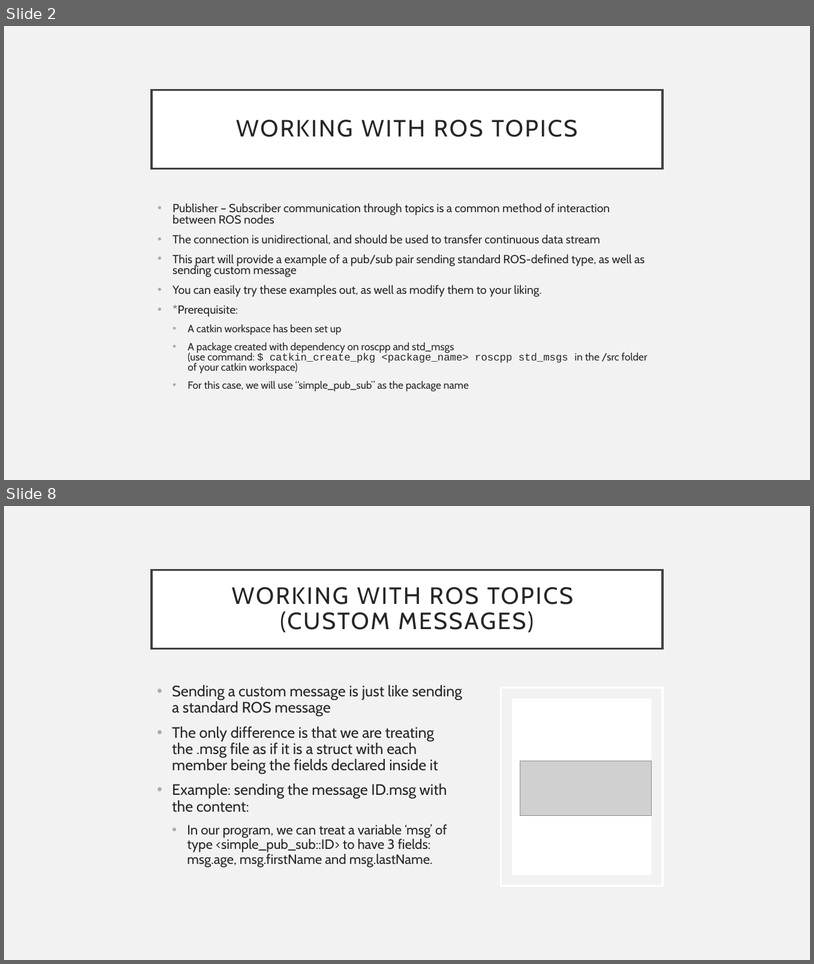
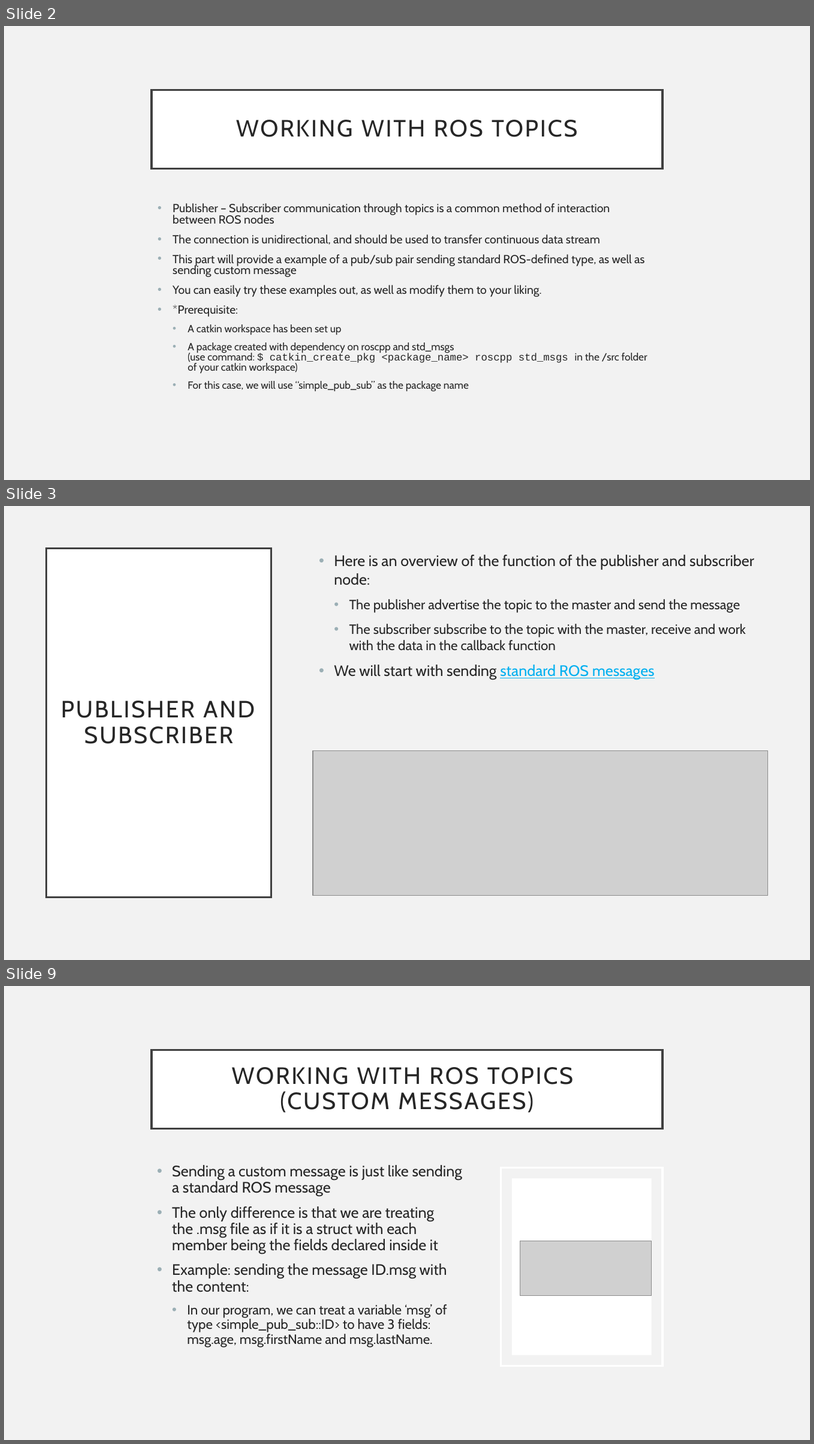
Before and after one commit to fpt-corp/DiRa, a slide deck: DiRa_Digital_Race_Software/Reference/ROS/Working with ROS topic.pptx. Shown one above the other, each under a label of ours: slides 2 and 8 before the commit, slides 2, 3 and 9 after it; the slides between them are not shown. The pictures are 814x964 and 814x1444 pixels, drawn with LibreOffice and Linux fonts; fonts in the diff are those of the drawing; grey boxes stand for pictures. Boxes give left, top, right and bottom in pixels: in the first picture for what was removed or moved away, otherwise in the second. Text is boxed around its words. In the diff, an @@ line names an element or a change of style, - is before the commit and + after.

Commit message:
Update ROS topic; Add ROS service base slide

```diff
--- a/DiRa_Digital_Race_Software/Reference/ROS/Working with ROS topic.pptx
+++ b/DiRa_Digital_Race_Software/Reference/ROS/Working with ROS topic.pptx
@@ slide 3 added at bbox=[4, 506, 810, 960], background #F2F2F2 @@
@@ title added at bbox=[47, 549, 272, 897], fill #FFFFFF, outline #404040 2.5 pt, 28 pt, text #262626 @@
+PUBLISHER AND SUBSCRIBER
@@ text added at bbox=[334, 555, 755, 680], 16 pt, text #262626 @@
+• Here is an overview of the function of the publisher and subscriber node:
+  • The publisher advertise the topic to the master and send the message
+  • The subscriber subscribe to the topic with the master, receive and work with the data in the callback function
+• We will start with sending standard ROS messages
@@ picture added at bbox=[313, 750, 768, 895] @@
@@ what was slide 8 is now slide 9 @@
```
Also in this commit, not shown: 10 slides changed, 1 other slide added, 1 other file.
